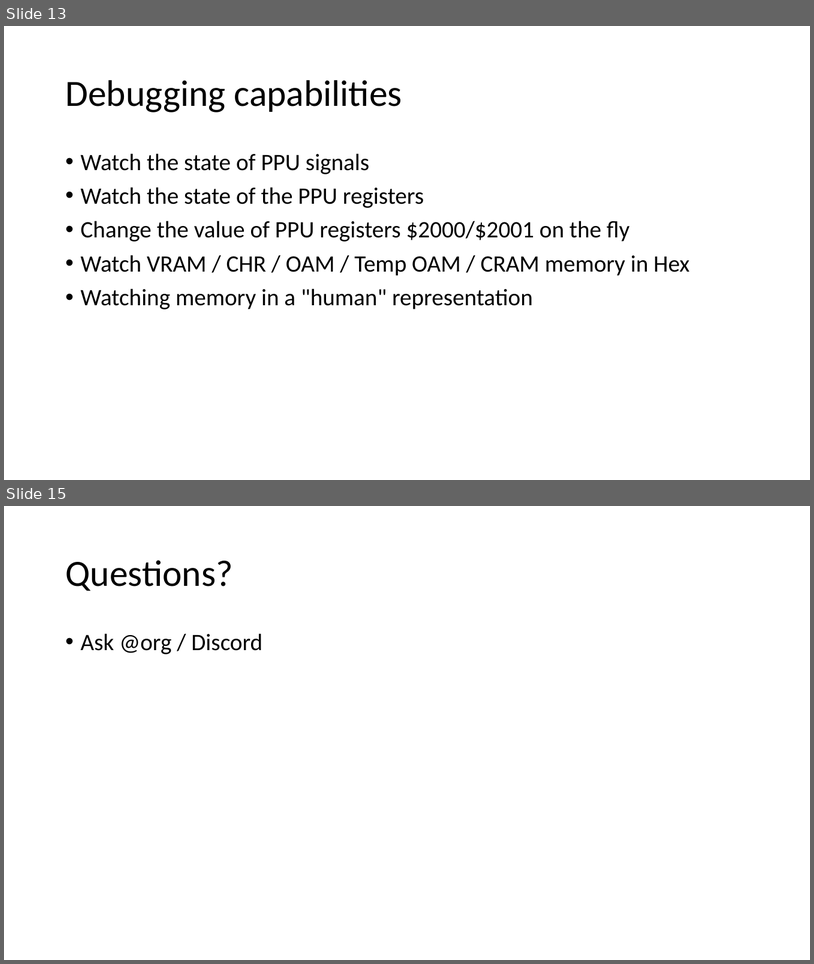
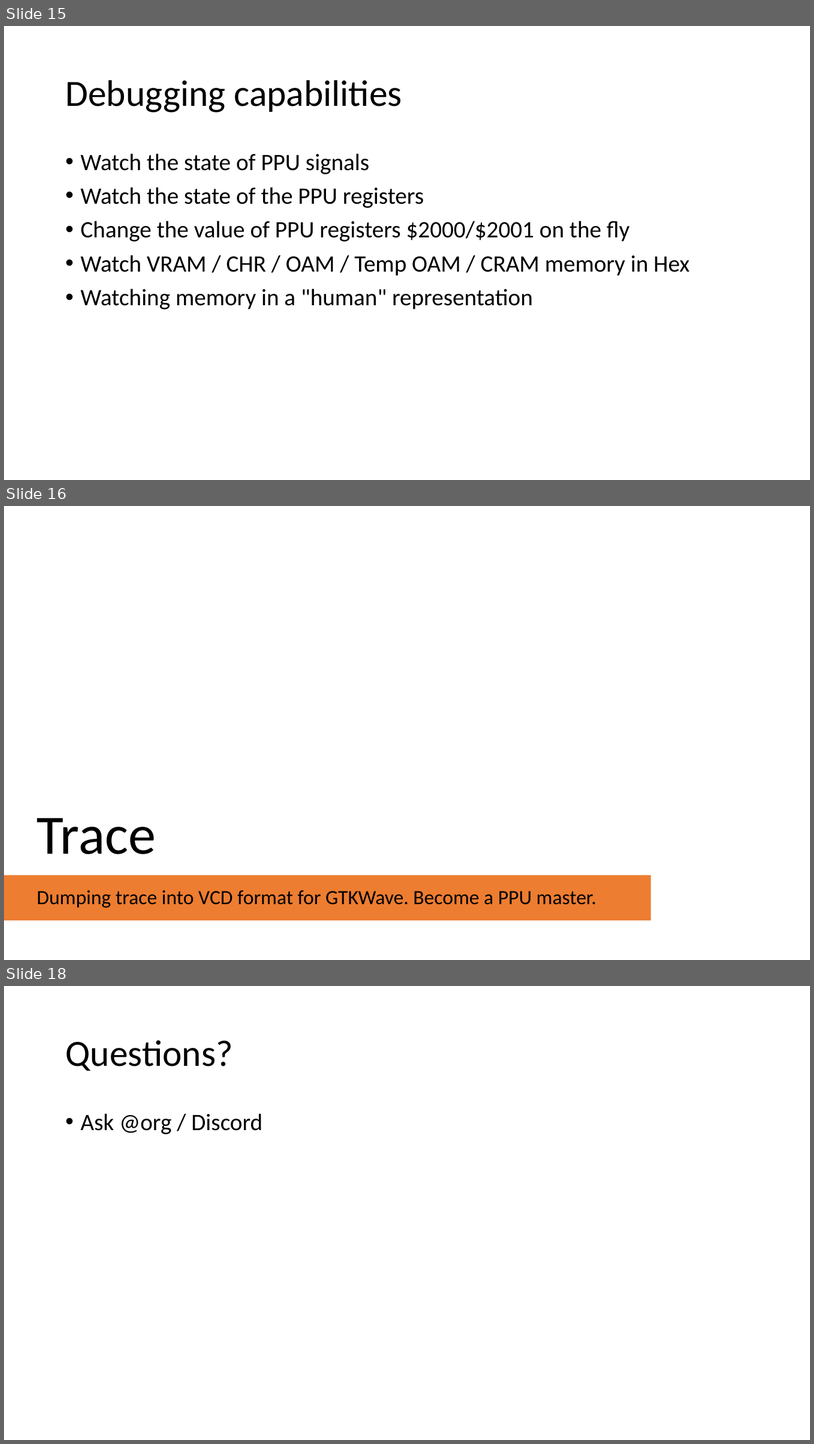
Before and after one commit to emu-russia/breaknes, a slide deck: UserManual/PPUPlayer/PPU_Player_Eng.pptx. Shown one above the other, each under a label of ours: slides 13 and 15 before the commit, slides 15, 16 and 18 after it; the slides between them are not shown. The pictures are 814x964 and 814x1444 pixels, drawn with LibreOffice and Linux fonts; fonts in the diff are those of the drawing; background and template pictures are left out. Boxes give left, top, right and bottom in pixels: in the first picture for what was removed or moved away, otherwise in the second. Text is boxed around its words. In the diff, an @@ line names an element or a change of style, - is before the commit and + after.

```diff
--- a/UserManual/PPUPlayer/PPU_Player_Eng.pptx
+++ b/UserManual/PPUPlayer/PPU_Player_Eng.pptx
@@ slide 16 added at [4, 506, 810, 960], background picture (left out) @@
@@ rectangle added at [5, 656, 810, 960], fill gradient #FFFFFF @@
@@ text added at [37, 817, 156, 854], 66 pt, text #000000 @@
+Trace
@@ rounded rectangle added at [4, 875, 651, 921], fill #ED7D31 @@
@@ text added at [37, 890, 597, 907], 24 pt, text #000000 @@
+Dumping trace into VCD format for GTKWave. Become a PPU master.
@@ what was slide 13 is now slide 15 @@
@@ what was slide 15 is now slide 18 @@
```
Also in this commit, not shown: 2 slides changed, 2 other slides added, 3 other files.
